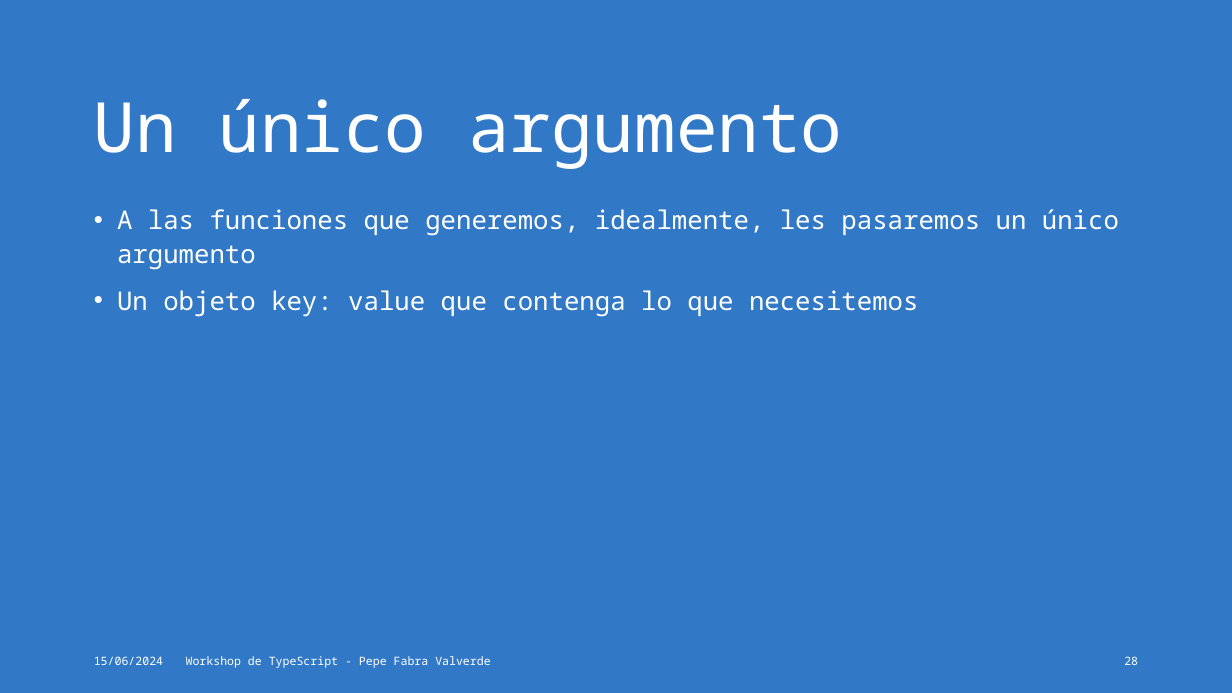
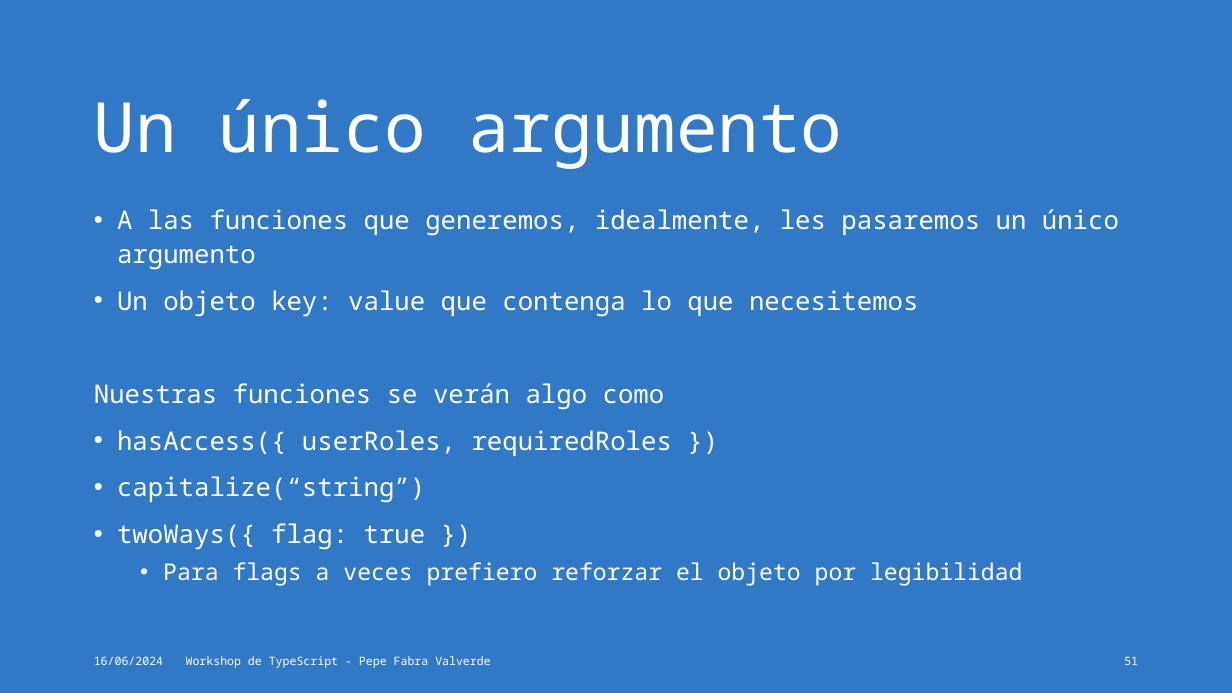
Before and after one commit to jofaval/talks-about, a slide deck: slide 51 of workshops/typescript/typescript-workshop.es.pptx (slide 28 before the commit). Drawn at 1232x693 pixels with LibreOffice and Linux fonts; fonts in the diff are those of the drawing. Boxes give left, top, right and bottom in pixels: in the first picture for what was removed or moved away, otherwise in the second. Text is boxed around its words. In the diff, an @@ line names an element or a change of style, - is before the commit and + after.

```diff
--- a/workshops/typescript/typescript-workshop.es.pptx
+++ b/workshops/typescript/typescript-workshop.es.pptx
@@ text at [94, 383, 1022, 586]: paragraphs added @@
+Nuestras funciones se verán algo como
+• hasAccess({ userRoles, requiredRoles })
+• capitalize(“string”)
+• twoWays({ flag: true })
+  • Para flags a veces prefiero reforzar el objeto por legibilidad
@@ text at [94, 656, 163, 665]: text changed @@
-15/06/2024
+16/06/2024
@@ page number at [1124, 656, 1138, 665]: text changed @@
-28
+51
```
Also in this commit, not shown: 158 other slides changed, 57 slides added, 3 other files.
